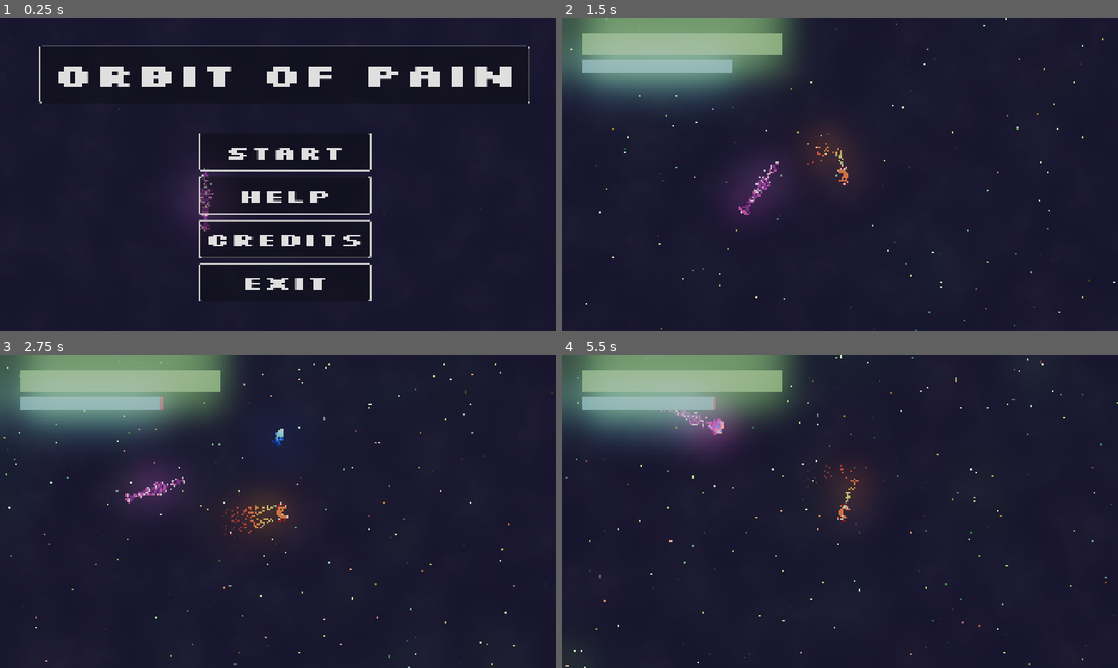
Above: before the commit, frames 1-4 (two rows, left to right).
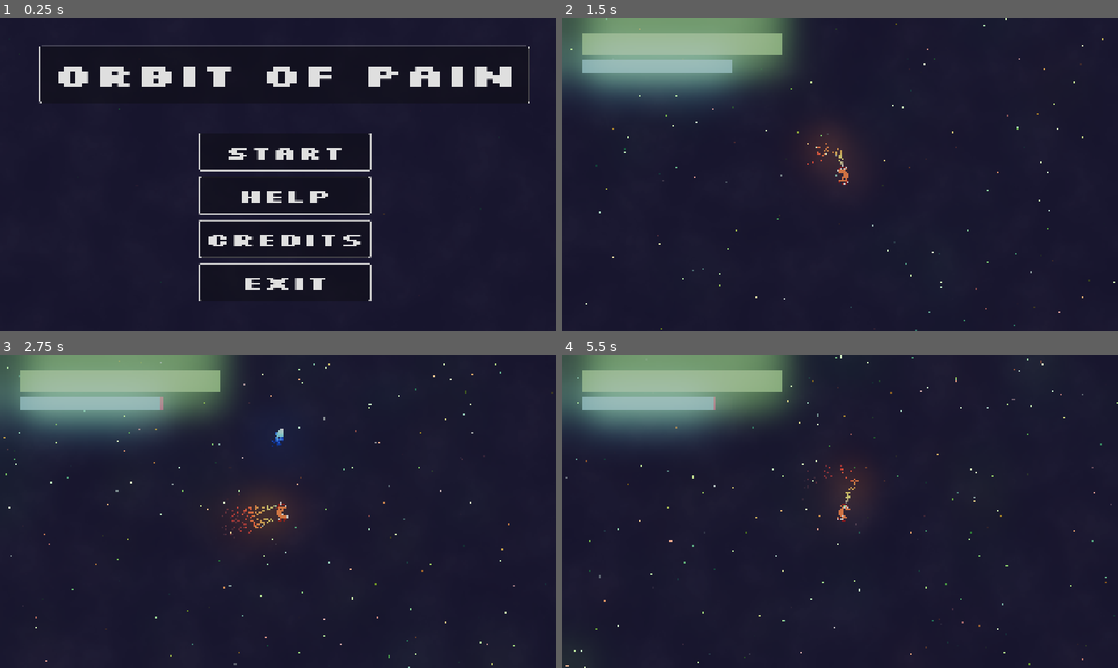
Above: after the commit, the same moments.

Repository: Lunix-420/OrbitOfPain
Game: Godot game, scene res://scenes/world/World.tscn
Same seed, same stepped clock (60 frames per second), same inputs: the game is played once before the commit and once after it. Sound files missing from this copy of the repository are replaced by a short silence.
Inputs (mouse positions are in pixels of both pictures, inside the frame that each line leads up to):
- Up to frame 1 (0.25 s): no input
- Up to frame 2 (1.5 s): click "START" at 0.5 s; tap Enter (action_start_next_wave) at 1.25 s; move the mouse to (962, 158) at 1.27 s; hold D (move_right) from 1.28 s (still down); hold Ctrl (action_shield) from 1.28 s (still down)
- Up to frame 3 (2.75 s): move the mouse to (166, 527) at 2.02 s; release D (move_right) at 2.03 s; release Ctrl (action_shield) at 2.03 s; hold S (move_backwards) from 2.03 s (still down); tap Space (action_shoot) at 2.1 s
- Up to frame 4 (5.5 s): move the mouse to (895, 442) at 2.77 s; release S (move_backwards) at 2.78 s; hold D (move_right) 2.78-3.53 s; tap Enter (action_start_next_wave) at 2.85 s; move the mouse to (812, 574) at 3.52 s; hold W (move_forward) 3.53-4.28 s; tap Shift (action_teleport) at 3.6 s; move the mouse to (1006, 558) at 4.27 s; hold E (move_turn_ccw) 4.28-5.03 s; hold A (move_left) from 4.28 s (still down); move the mouse to (673, 464) at 5.02 s; tap Q (move_turn_cw) at 5.1 s

The runs differ from the first frame. In frame 1, 0.3% of the frame differs, in the area x 34-40%, y 48-69%; in frame 2, 0.8%; in frame 3, 0.7%; in frame 4, 1.2%, in the area x 17-32%, y 16-31%.

Commit message:
fix: Remove debug cruiser in menu (again)

Diff:
--- a/scenes/world/World.tscn
+++ b/scenes/world/World.tscn
@@ -1,11 +1,10 @@
-[gd_scene load_steps=15 format=3 uid="uid://dd0r1cokjlsj3"]
+[gd_scene load_steps=14 format=3 uid="uid://dd0r1cokjlsj3"]
 
 [ext_resource type="Script" uid="uid://dswfduxi8a8du" path="res://scripts/game.gd" id="1_d1c63"]
 [ext_resource type="PackedScene" uid="uid://71rc8k32st6a" path="res://scenes/ships/Player.tscn" id="1_kqs1s"]
 [ext_resource type="PackedScene" uid="uid://dst87herimqhf" path="res://scenes/world/Borders.tscn" id="3_b3faq"]
 [ext_resource type="AudioStream" uid="uid://dkr6vtv5uglix" path="res://sounds/theme.ogg" id="5_1lgw5"]
 [ext_resource type="PackedScene" uid="uid://2q1cx7u0opul" path="res://scenes/gui/Menu.tscn" id="5_qxiha"]
-[ext_resource type="PackedScene" uid="uid://q14qkvp0fgth" path="res://scenes/ships/Cruiser.tscn" id="6_i1jm3"]
 
 [sub_resource type="Environment" id="Environment_jeodi"]
 background_mode = 3
@@ -435,6 +434,3 @@
 scale = Vector2(0.5, 0.5)
 transform = Transform2D(0.5, 0, 0, 0.5, 0, 0)
 follow_viewport_scale = 2.0
-
-[node name="CharacterBody2D" parent="." instance=ExtResource("6_i1jm3")]
-position = Vector2(-527, -15)
